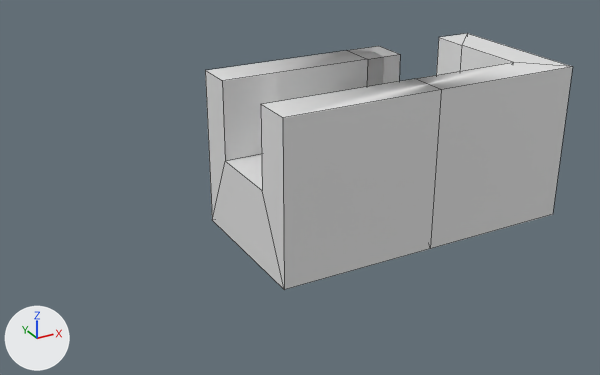
Two versions of the FBX model Assets/Source/Tilemap.fbx, one commit apart.
Before and after are seen from a 50 mm camera at (-4.69, -8.08, 3.73) aimed at (-0.27, -0.03, -0.3). The lights are fixed; the arrows at lower left show +X, +Y and +Z. Mesh edges are drawn as thin lines. Where no turn or scale is listed for an object, it has been applied to the vertices. Vertices at the same position are counted once.

Names of what the first picture shows: 'Tilemap'.
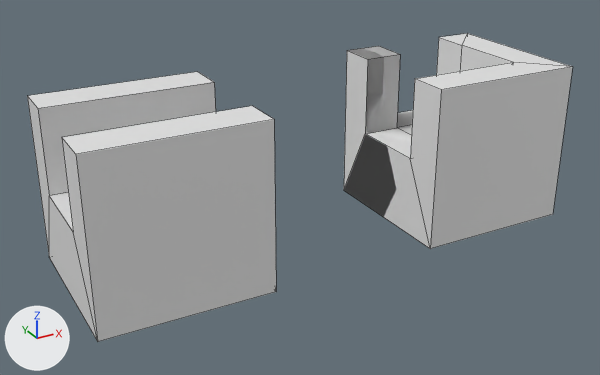
Where the change shows, as pixel boxes (x1, y1, x2, y2) in the pictures (600 x 375 px):
'Tilemap', reshaped (38% narrower, 16% shorter): before (205, 33, 573, 290); after (344, 33, 573, 249)
'Tilemap.001', added: after (27, 72, 276, 342)
part 1 of me_cube, cut back: before (205, 50, 441, 290)

The change, as a diff of the scene's bpy script:
```diff
--- a/Assets/Source/Tilemap.fbx.py
+++ b/Assets/Source/Tilemap.fbx.py
@@ me_cube @@
 me_cube.from_pydata(...)  # 31 vertices, 33 faces; spans x -3.0..1.0, y -1.0..1.0, z -1.0..1.0
 # used by ob_tilemap; location = (2.0, 0.0, 0.0)
 # verts and faces of me_cube; kept vertices keep their numbers, new ones are numbered from 31
 # before: 4 (-1.0, 1.0, 1.0) at pixel (346, 50), 5 (-1.0, 1.0, -1.0), 6 (-1.0, -1.0, 1.0) at pixel (441, 89), 7 (-1.0, -1.0, -1.0) at pixel (430, 248), 8 (-1.0, -0.5, 1.0) at pixel (414, 78)
 # before: 9 (-1.0, 0.5, 1.0) at pixel (367, 59), 10 (-1.0, -0.5, 0.0), 11 (-1.0, 0.5, 0.0), 12 (-3.0, 1.0, 1.0) at pixel (205, 70), 13 (-3.0, 1.0, -1.0) at pixel (212, 220)
 # before: 14 (-3.0, -1.0, 1.0) at pixel (282, 117), 15 (-3.0, -1.0, -1.0) at pixel (284, 289), 16 (-3.0, -0.5, 1.0) at pixel (260, 104), 17 (-3.0, 0.5, 1.0) at pixel (222, 80), 18 (-3.0, -0.5, 0.0) at pixel (262, 190)
 # before: 19 (-3.0, 0.5, 0.0) at pixel (225, 161)
+# me_cube part 1
+delete_vertices([*range(12, 20)])  # with the faces that use them
+delete_faces([(6, 7, 10, 8)])
+faces += [(6, 8, 10, 7)]
 me_cube.materials.append(mat_material)
-me_cube.materials.append(mat_material_001)  # white #e7e7e7
@@ me_cube_001 @@
+me_cube_001.from_pydata([(-1.0, 1.0, 1.0), (-1.0, 1.0, -1.0), (-1.0, -1.0, 1.0), (-1.0, -1.0, -1.0), (-3.0, 1.0, 1.0), (-3.0, 1.0, -1.0), (-3.0, -1.0, 1.0), (-3.0, -1.0, -1.0), (-1.0, -0.5, 1.0), (-3.0, -0.5, 1.0), (-3.0, 0.5, 1.0), (-1.0, 0.5, 1.0), (-3.0, -0.5, 0.0), (-1.0, -0.5, 0.0), (-1.0, 0.5, 0.0), (-3.0, 0.5, 0.0)], [], [(8, 9, 6, 2), (1, 14, 13, 3), (2, 3, 13, 8), (8, 13, 12, 9), (11, 10, 15, 14), (0, 4, 10, 11), (0, 11, 14, 1), (15, 12, 13, 14), (12, 7, 6, 9), (4, 5, 15, 10), (7, 12, 15, 5), (2, 6, 7, 3), (1, 3, 7, 5), (1, 5, 4, 0)])
+me_cube_001.materials.append(mat_material_001)  # white #e7e7e7
@@ ob_tilemap_001 @@
+ob_tilemap_001 = bpy.data.objects.new('Tilemap.001', me_cube_001)
+ob_tilemap_001.location = (-0.096, 0.0, 0.0)
```
